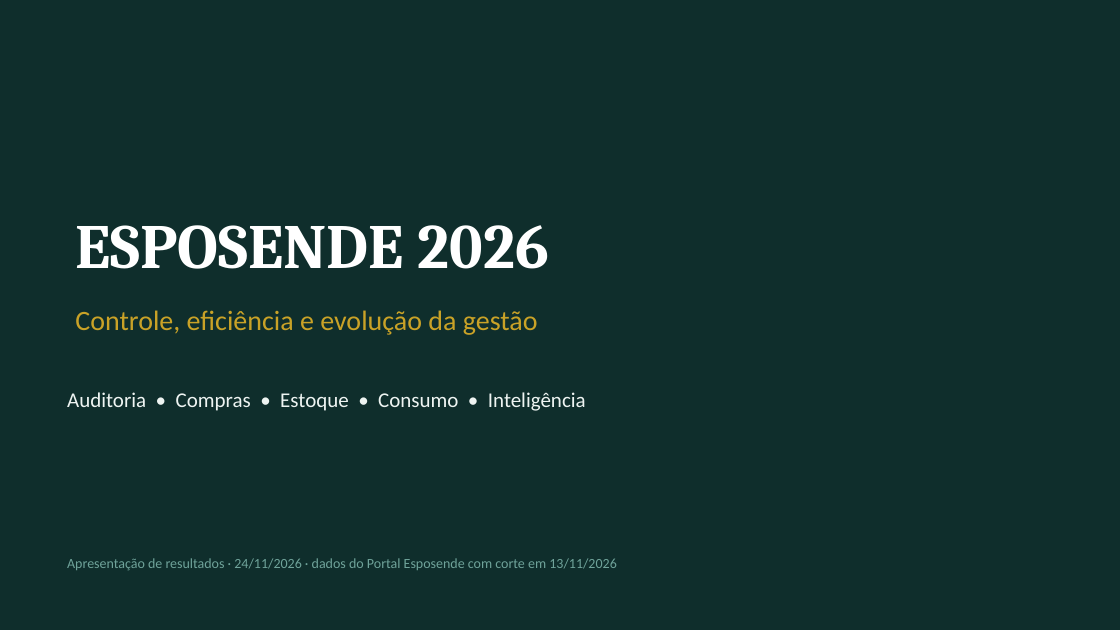
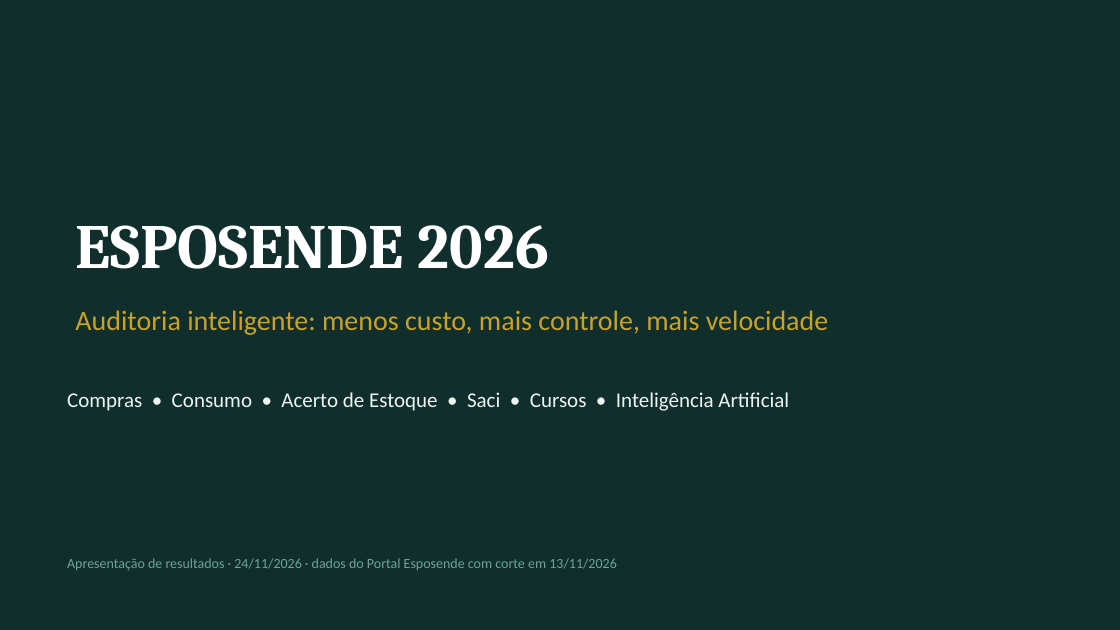
Before and after one commit to raqueri1970-sketch/sistema-de-auditoria, a slide deck: slide 1 of docs/apresentacao-24nov/Esposende_2026_Apresentacao.pptx. Drawn at 1120x630 pixels with LibreOffice and Linux fonts; fonts in the diff are those of the drawing. Boxes give left, top, right and bottom in pixels: in the first picture for what was removed or moved away, otherwise in the second. Text is boxed around its words. In the diff, an @@ line names an element or a change of style, - is before the commit and + after.

```diff
--- a/docs/apresentacao-24nov/Esposende_2026_Apresentacao.pptx
+++ b/docs/apresentacao-24nov/Esposende_2026_Apresentacao.pptx
@@ text at [75, 310, 828, 335]: text changed @@
-Controle, eficiência e evolução da gestão
+Auditoria inteligente: menos custo, mais controle, mais velocidade
@@ text at [67, 392, 789, 411]: text changed @@
-Auditoria • Compras • Estoque • Consumo • Inteligência
+Compras • Consumo • Acerto de Estoque • Saci • Cursos • Inteligência Artificial
```
Also in this commit, not shown: 10 other slides changed, 3 slides added, 3 slides removed, 2 other files.
